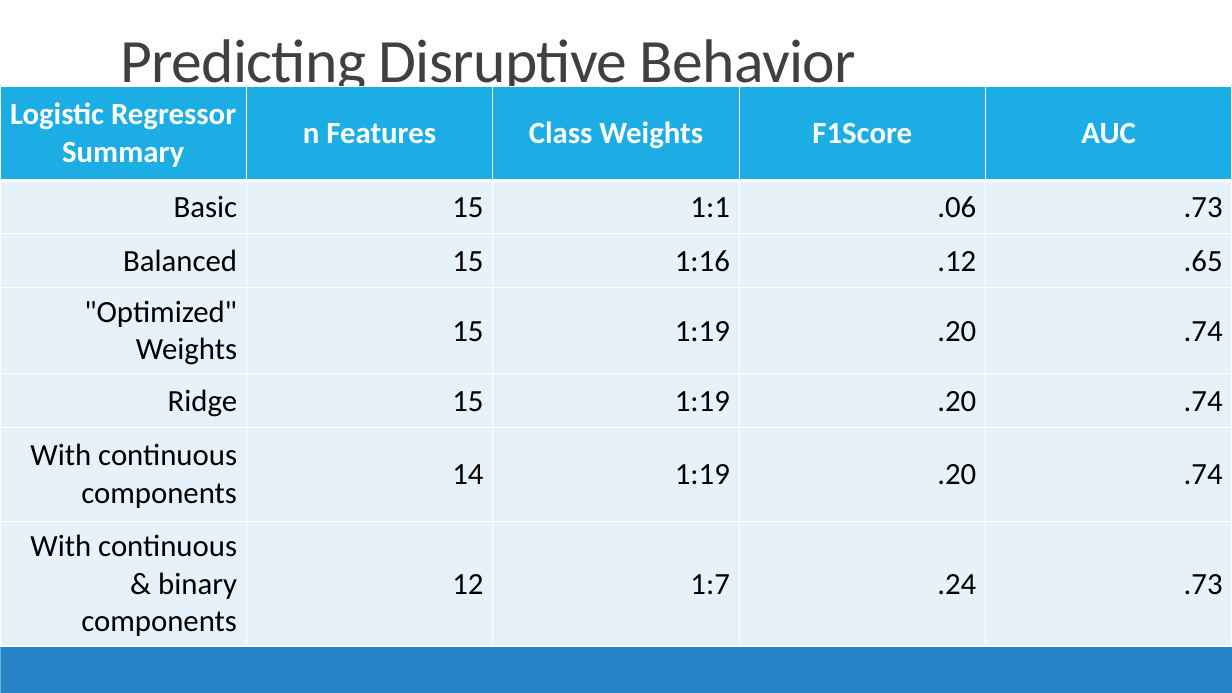
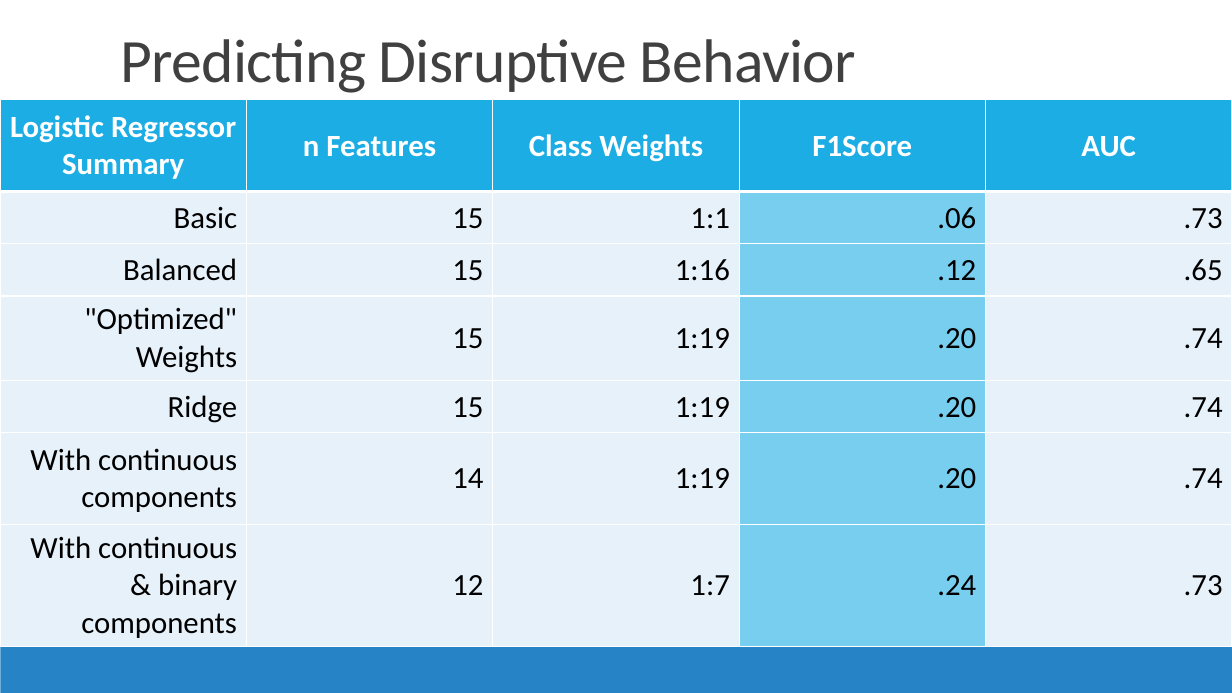
Before and after one commit to conditg/predicting-disruption, a slide deck: slide 18 of DisruptCapstone.pptx. Drawn at 1232x693 pixels with LibreOffice and Linux fonts; fonts in the diff are those of the drawing. Boxes give left, top, right and bottom in pixels: in the first picture for what was removed or moved away, otherwise in the second. Text is boxed around its words. In the diff, an @@ line names an element or a change of style, - is before the commit and + after.

```diff
--- a/DisruptCapstone.pptx
+++ b/DisruptCapstone.pptx
@@ table at bbox=[0, 100, 1232, 646] @@
@@ fill #E8F1FA to #77CEEF in 6 cells @@
@@ table: place and size @@
-table at bbox=[0, 87, 1232, 647]
+table at bbox=[0, 100, 1232, 646]
```
Also in this commit, not shown: 4 other slides changed, 1 other file.
